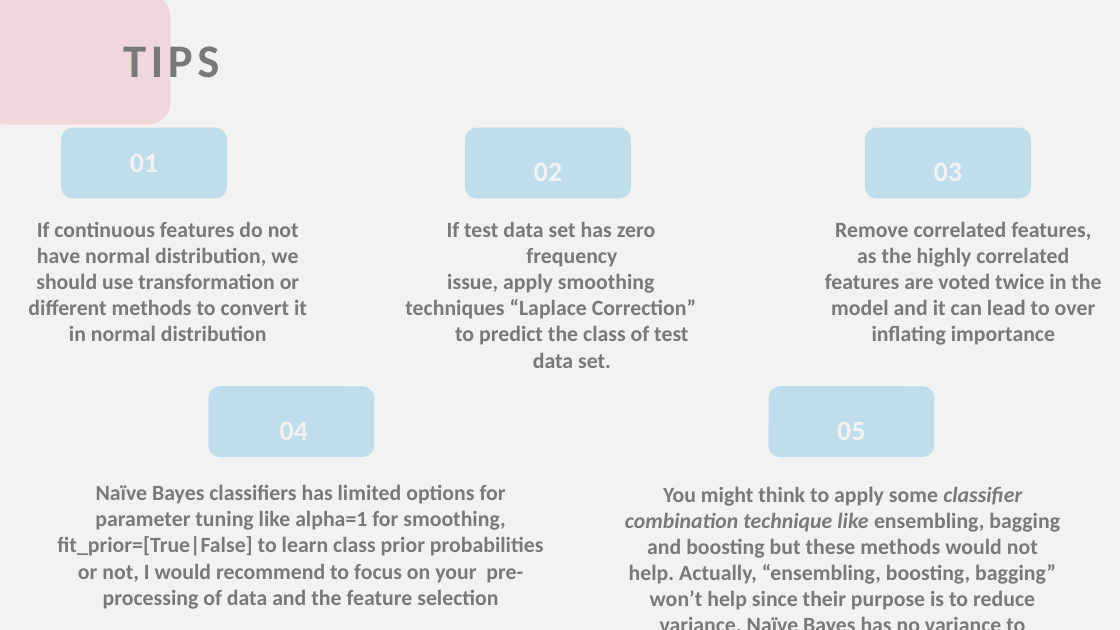
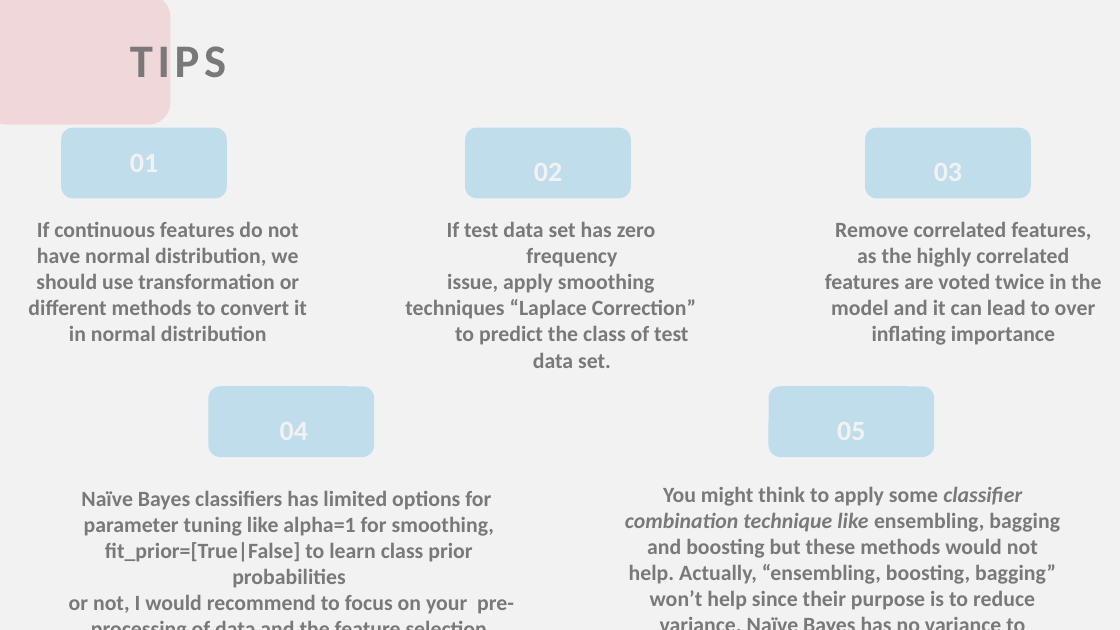
Before and after one commit to Yasmeenmad/data_science_assignments, a slide deck: slide 15 of Week6/Intro_to_Modeling_and_Basic_Concepts/Naive Bayes Classifier.pptx. Drawn at 1120x630 pixels with LibreOffice and Linux fonts; fonts in the diff are those of the drawing. Boxes give left, top, right and bottom in pixels: in the first picture for what was removed or moved away, otherwise in the second. Text is boxed around its words. In the diff, an @@ line names an element or a change of style, - is before the commit and + after.

```diff
--- a/Week6/Intro_to_Modeling_and_Basic_Concepts/Naive Bayes Classifier.pptx
+++ b/Week6/Intro_to_Modeling_and_Basic_Concepts/Naive Bayes Classifier.pptx
@@ title "TIPS": place and size @@
-title "TIPS" at (112,19,413,104)
+title "TIPS" at (119,19,420,104)
@@ subtitle at (69,491,514,614): text changed @@
-Naïve Bayes classifiers has limited options for parameter tuning like alpha=1 for smoothing, fit_prior=[True|False] to learn class prior probabilities or not, I would recommend to focus on your pre-processing of data and the feature selection
+Naïve Bayes classifiers has limited options for
+parameter tuning like alpha=1 for smoothing, fit_prior=[True|False] to learn class prior probabilities
+or not, I would recommend to focus on your pre-processing of data and the feature selection
```
Also in this commit, not shown: 2 other slides changed, 1 slide added, 1 slide removed.
